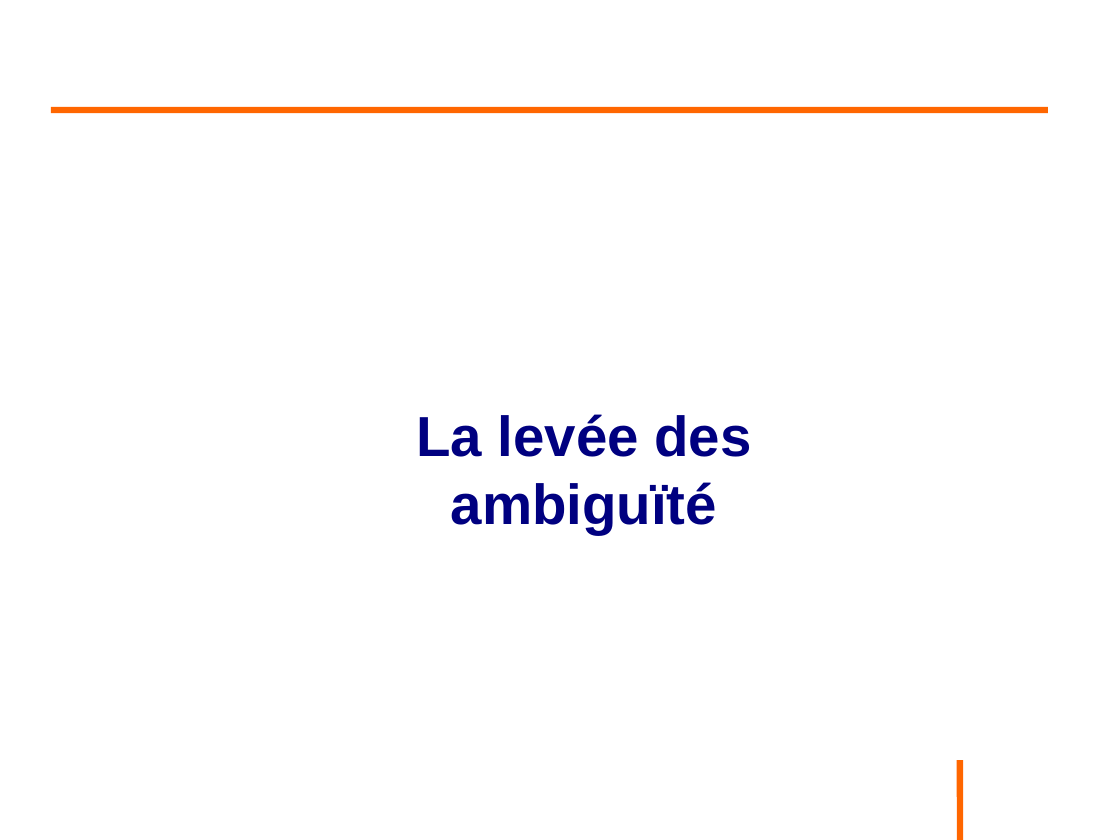
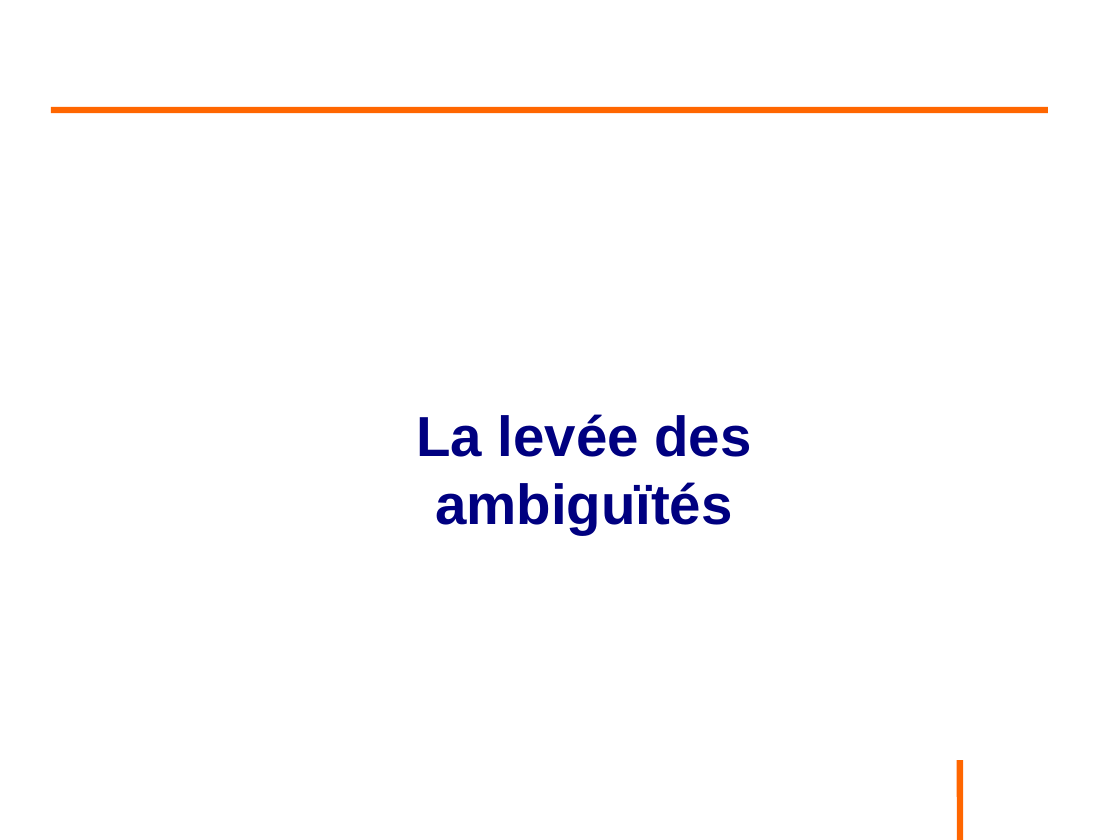
Before and after one commit to philphils/formation-spring, a slide deck: slide 100 of Documentation/diapo_formation_spring.odp (slide 97 before the commit). Drawn at 1120x840 pixels with LibreOffice and Linux fonts; fonts in the diff are those of the drawing; background and template pictures are left out. Boxes give left, top, right and bottom in pixels: in the first picture for what was removed or moved away, otherwise in the second. Text is boxed around its words. In the diff, an @@ line names an element or a change of style, - is before the commit and + after.

```diff
--- a/Documentation/diapo_formation_spring.odp
+++ b/Documentation/diapo_formation_spring.odp
@@ text at (x1=416, y1=414, x2=751, y2=534): text changed @@
-La levée des ambiguïté
+La levée des ambiguïtés
```
Also in this commit, not shown: 3 other slides changed, 8 slides added, 1 slide removed.
